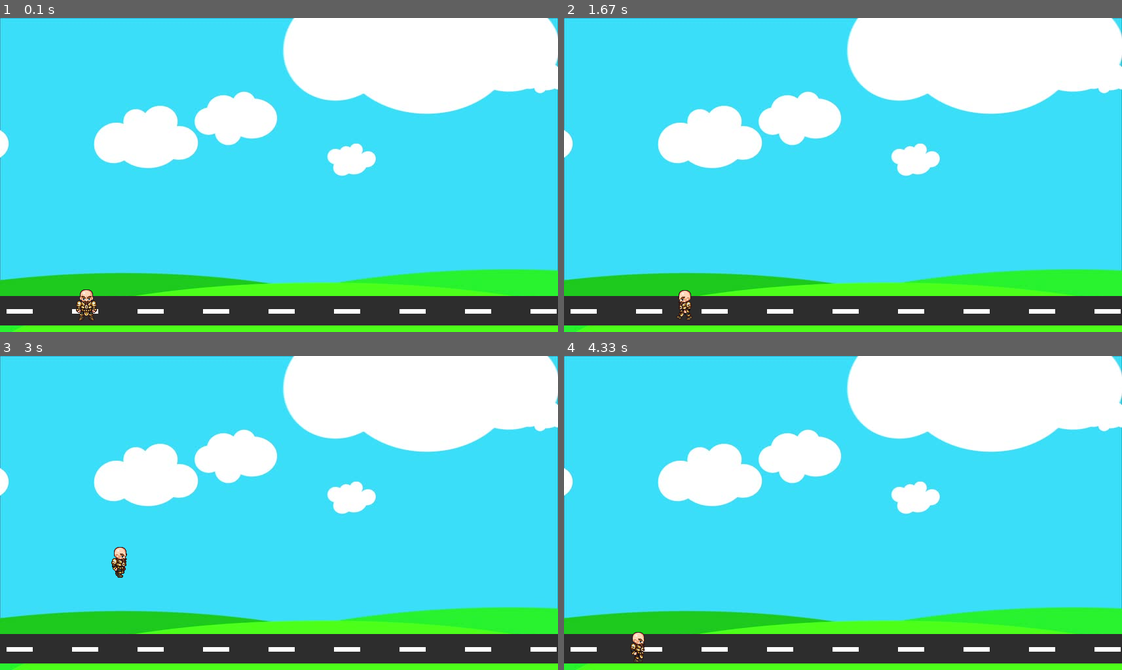
Above: before the commit, frames 1-4 (two rows, left to right).
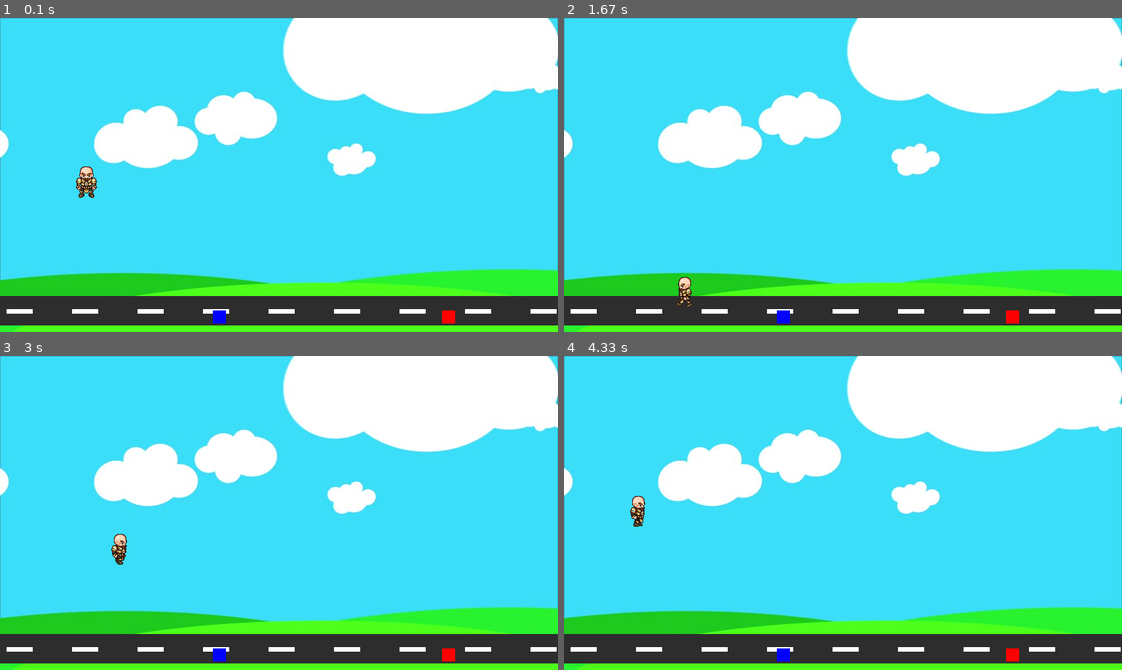
Above: after the commit, the same moments.

Repository: Abhishek532/PyGame
Game: pygame game, started from Pygame1.py
Two runs of this game, one before a commit and one after it. Both use one fixed random seed, a clock stepped at 60 frames per second and the inputs below.
Inputs:
- Up to frame 1 (0.1 s): no input
- Up to frame 2 (1.67 s): hold Right 0.33-0.8 s; hold Right 0.83-1.3 s; tap Space at 0.9, 1.2, 1.4 s; hold Left from 1.33 s (still down)
- Up to frame 3 (3 s): tap Space at 1.7, 1.97, 2.27, 2.4, 2.7 s; release Left at 1.87 s; hold Left 1.9-2.3 s; hold Right 2.33-2.97 s
- Up to frame 4 (4.33 s): hold R 3-3.47 s; hold Left 3-3.47 s; tap Space at 3.07, 3.37, 3.57, 3.87, 4.07 s; hold Left 3.5-3.97 s; hold Right from 4 s (still down)

The runs differ from the first frame. In frame 1, 0.7% of the frame differs, in the area x 13-82%, y 47-98%; in frame 2, 0.5%; in frame 3, 0.5%; in frame 4, 0.6%.

Commit message:
Update Pygame1.py

Diff:
--- a/Pygame1.py
+++ b/Pygame1.py
@@ -1,5 +1,4 @@
 import pygame
-import os
 pygame.init()
 
 reso_x=852 #resolution
@@ -9,12 +8,13 @@
 pygame.display.set_caption("My Game") #Window Name
 
 x=100
-y=400 #Starting coordinates of object
+y=200 #Starting coordinates of object
 
 width=64
 height=64 #Dimensions of object
 
-vel=20 #vel of object
+hori_vel=20 #vel of object
+ver_vel=0
 
 bg=pygame.image.load("Game/bg.jpg")
 stand=pygame.image.load("Game/standing.png")
@@ -34,17 +34,19 @@
     for i in range(20):
         pygame.draw.rect(win,(255,255,255),(j,445,40,7))
         j+=100
+    pygame.draw.rect(win,(0,0,255),(325,447,20,20))
+    pygame.draw.rect(win,(255,0,0),(675,447,20,20))
 
 def goingLeft(speedMultiplier):
-    global x,vel
-    if x >vel:
-        newspeed=vel*speedMultiplier
+    global x,hori_vel
+    if x >hori_vel:
+        newspeed=hori_vel*speedMultiplier
         x=(x-newspeed)
 
 def goingRight(speedMultiplier):
-    global reso_x,x,width,vel
-    if x<reso_x-width-vel:
-        newspeed=vel*speedMultiplier
+    global reso_x,x,width,hori_vel
+    if x<reso_x-width-hori_vel:
+        newspeed=hori_vel*speedMultiplier
         x=(x+newspeed)
 
 
@@ -56,16 +58,35 @@
     for event in pygame.event.get():
         if event.type == pygame.QUIT:
             run=False
+
     moveLeft=False
     moveRight=False
+
     pygame.display.update()
 
+    if x>=295 and x<=315 and pygame.key.get_pressed()[pygame.K_f]: #Portal
+        isJump=False
+        x=680
+        y=400
+    if x>=640 and x<=675 and pygame.key.get_pressed()[pygame.K_f]:
+        isJump=False
+        x=325
+        y=400
+
+    if y<reso_y-height-ver_vel and not(isJump):
+        moveDown=True
+        moveUp=False
+        ver_vel+=4
+        y+=ver_vel
+        if y>=410:
+            ver_vel=0
+
 ###########MOVEMENT##########
+
     if pygame.key.get_pressed()[pygame.K_e]: #Press E to exit
         run=False
     if pygame.key.get_pressed()[pygame.K_r]: #Press R to reset position-buggy with jump
-        x=100
-        y=400
+        x=y=100
 
     if pygame.key.get_pressed()[pygame.K_LSHIFT]: #Sprint
         if pygame.key.get_pressed()[pygame.K_LEFT]:
@@ -140,4 +161,5 @@
 
 
 
+
 pygame.quit()
